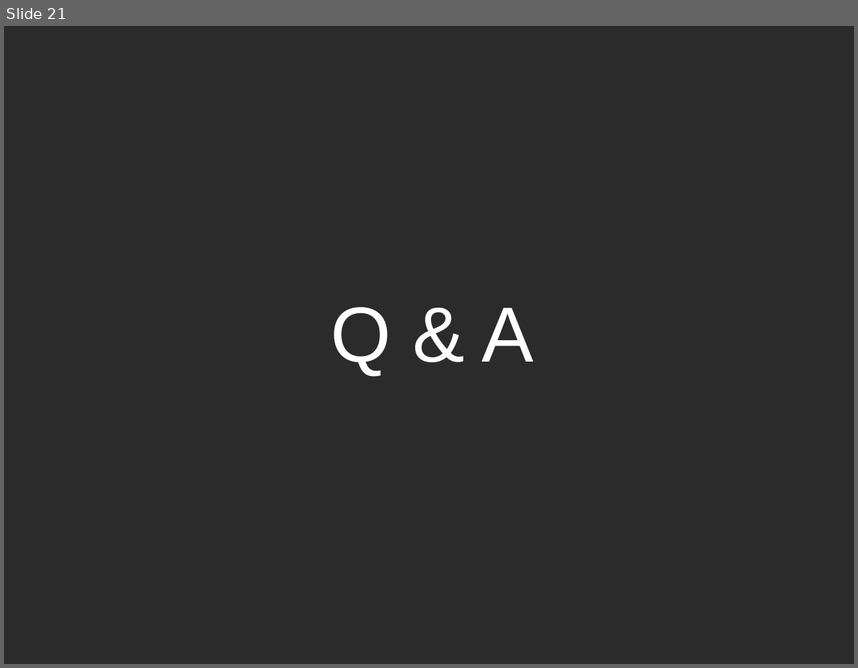
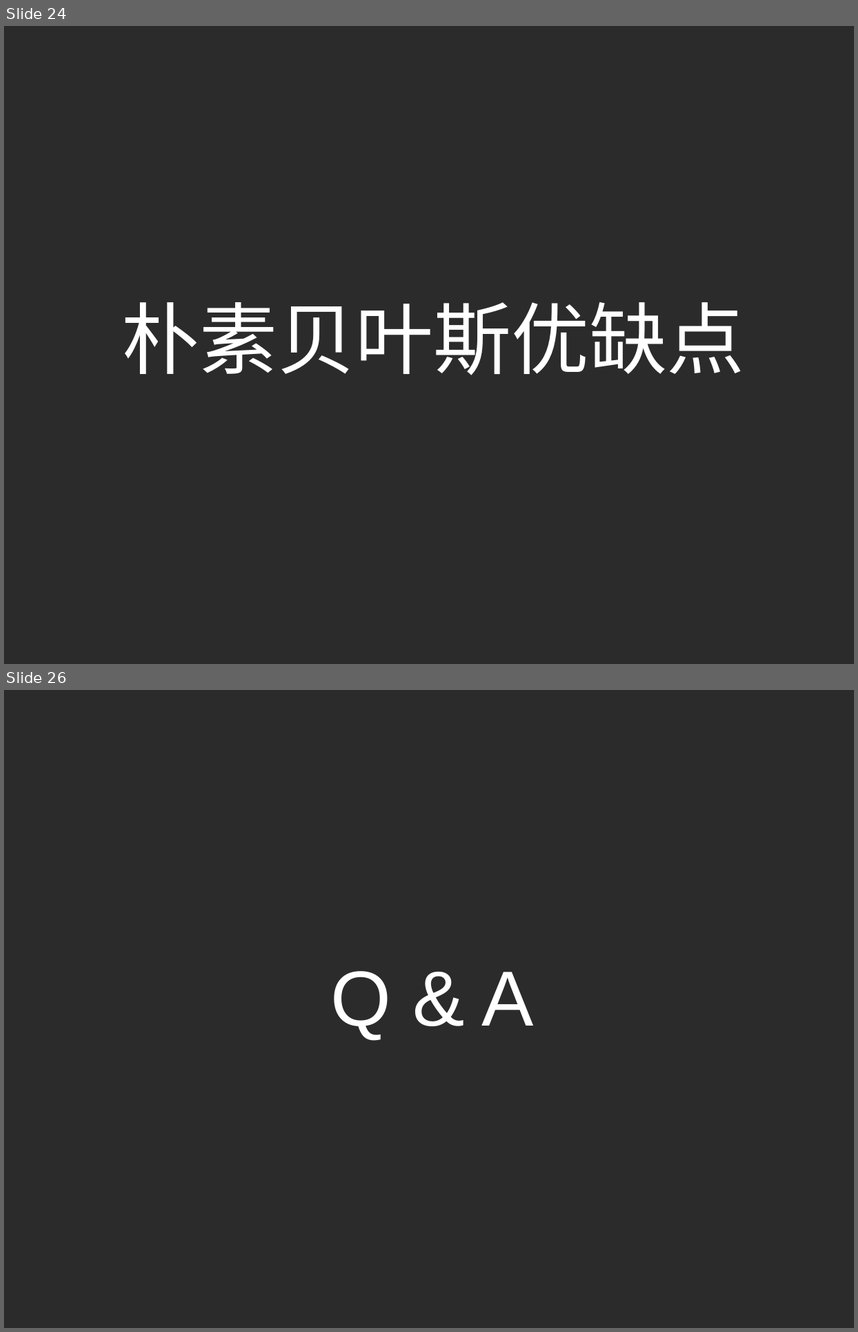
Before and after one commit to ouriris/ml-course, a slide deck: chapter.2/ppt/ML_CH2.3_Naive_Bayes.pptx. Shown one above the other, each under a label of ours: slide 21 before the commit, slides 24 and 26 after it; the slides between them are not shown. The pictures are 858x668 and 858x1332 pixels, drawn with LibreOffice and Linux fonts; fonts in the diff are those of the drawing; background and template pictures are left out; a plain dark background stands for a picture behind light text. Boxes give left, top, right and bottom in pixels: in the first picture for what was removed or moved away, otherwise in the second. Text is boxed around its words. In the diff, an @@ line names an element or a change of style, - is before the commit and + after.

```diff
--- a/chapter.2/ppt/ML_CH2.3_Naive_Bayes.pptx
+++ b/chapter.2/ppt/ML_CH2.3_Naive_Bayes.pptx
@@ slide 24 added at (x1=4, y1=26, x2=854, y2=664), background picture (left out) @@
@@ title added at (x1=122, y1=302, x2=745, y2=375), 66 pt, text #FFFFFF @@
+朴素贝叶斯优缺点
@@ what was slide 21 is now slide 26 @@
```
Also in this commit, not shown: 1 slide changed, 4 other slides added.
